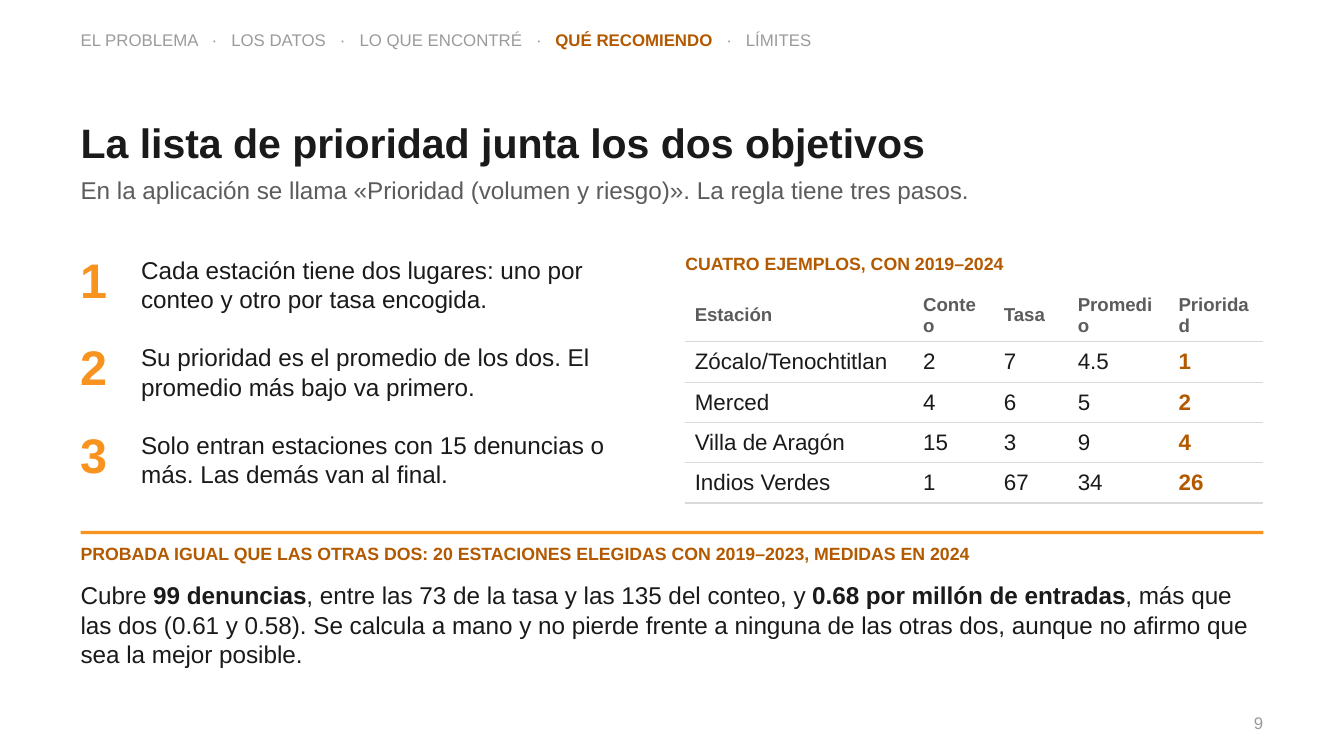
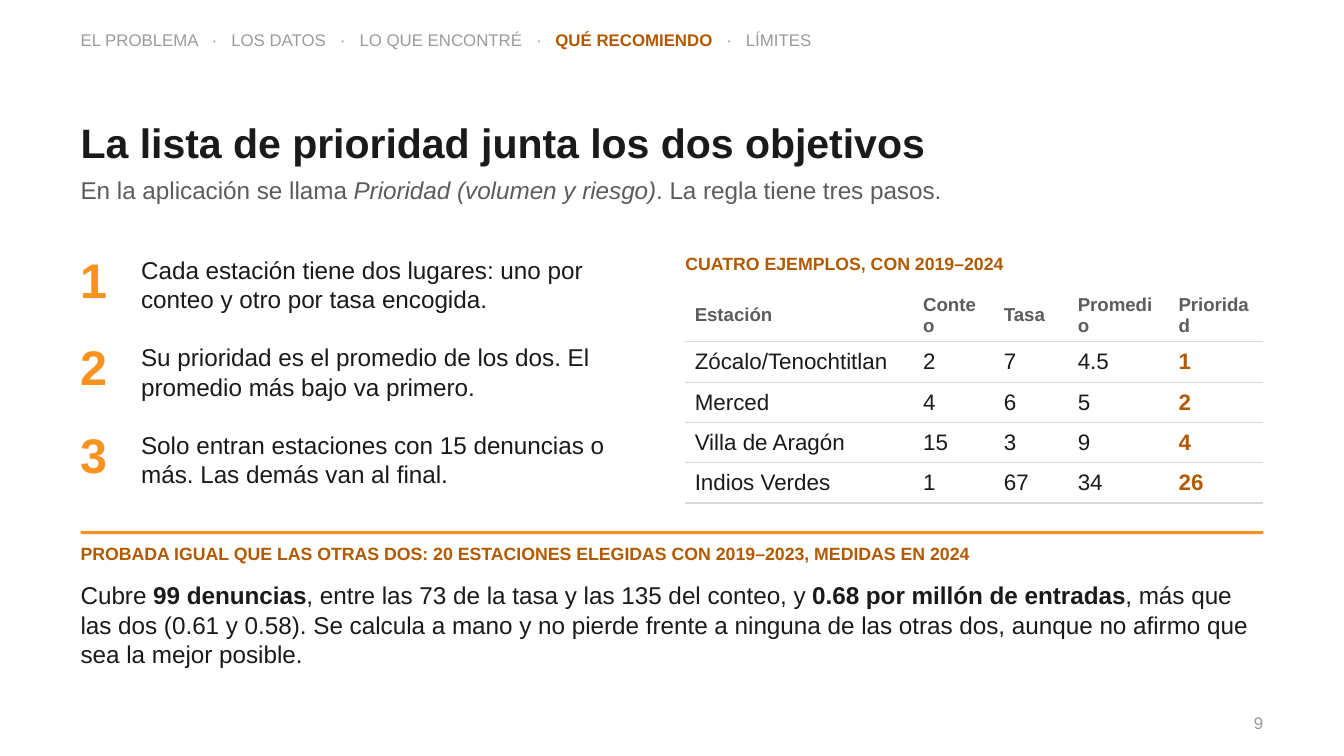
Before and after one commit to sebastiancordoba/caso-inseguridad-cdmx, a slide deck: slide 9 of docs/presentacion/presentacion.pptx. Drawn at 1344x756 pixels with LibreOffice and Linux fonts; fonts in the diff are those of the drawing. Boxes give left, top, right and bottom in pixels: in the first picture for what was removed or moved away, otherwise in the second. Text is boxed around its words. In the diff, an @@ line names an element or a change of style, - is before the commit and + after.

```diff
--- a/docs/presentacion/presentacion.pptx
+++ b/docs/presentacion/presentacion.pptx
@@ text at [81, 181, 941, 204]: text changed @@
-En la aplicación se llama «Prioridad (volumen y riesgo)». La regla tiene tres pasos.
+En la aplicación se llama Prioridad (volumen y riesgo). La regla tiene tres pasos.
```
Also in this commit, not shown: 6 other slides changed, 7 other files.
